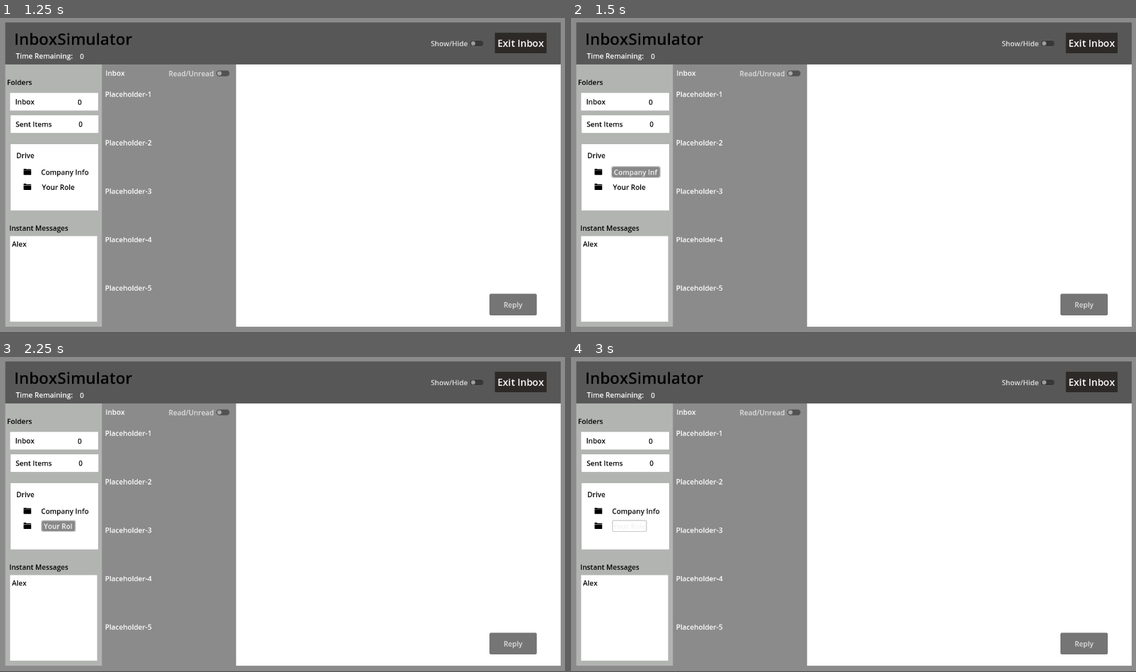
Above: before the commit, frames 1-4 (two rows, left to right).
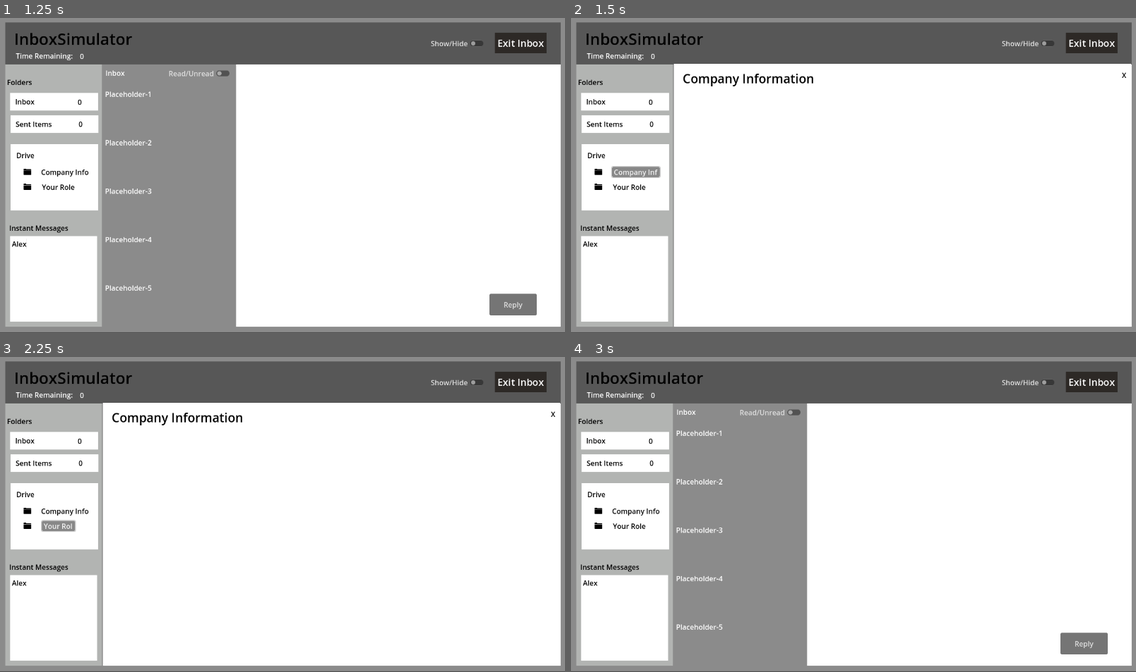
Above: after the commit, the same moments.

Repository: NMurphyGSU/InboxSimulator
Game: Godot game, scene res://inbox.tscn
The game is run twice, just before and just after one commit, with the same random seed, the same clock (stepped at 60 frames per second) and the same inputs. This scene is started directly instead of the project's main scene.
Inputs (mouse positions are in pixels of both pictures, inside the frame that each line leads up to):
- Up to frame 1 (1.25 s): click (50, 279) at 0.52 s; type "Alex" at 0.6 s
- Up to frame 2 (1.5 s): click "Company Info" at 1.25 s
- Up to frame 3 (2.25 s): click "Your Role" at 2 s
- Up to frame 4 (3 s): click (1124, 413) at 2.75 s, where only the run after the commit has a clickable "X"

Frame 1 is identical in both runs. In frame 2, 20% of the frame differs, in the area x 18-100%, y 14-98%; in frame 3, 20%; in frame 4, 0.1%.

Commit message:
Added one more feature, the Company Info portion. 5.5 hours fortoday

Diff:
--- a/inbox-simulator/InboxScene.gd
+++ b/inbox-simulator/InboxScene.gd
@@ -11,6 +11,7 @@
 	$Unread_Messages.visible = false
 	$Read_Unread.visible = true
 	$Sent_Items.visible = false
+	$Company_Info.visible = false
 	pass # Replace with function body.
 
 
@@ -59,3 +60,13 @@
 	$Read_Unread.visible  = true
 	$Sent_Items.visible = false
 	pass # Replace with function body.
+
+
+func _on_company_info_button_pressed() -> void:
+	$Company_Info.visible = true
+	pass # Replace with function body.
+
+
+func _on_x_button_pressed() -> void:
+	$Company_Info.visible = false
+	pass # Replace with function body.
--- a/inbox-simulator/inbox.tscn
+++ b/inbox-simulator/inbox.tscn
@@ -652,10 +652,38 @@
 offset_bottom = 31.0
 text = "Sent Items"
 
+[node name="Company_Info" type="ColorRect" parent="."]
+offset_left = 233.0
+offset_top = 109.0
+offset_right = 1269.0
+offset_bottom = 706.0
+
+[node name="Heading" type="Label" parent="Company_Info"]
+layout_mode = 0
+offset_left = 20.0
+offset_top = 14.0
+offset_right = 246.0
+offset_bottom = 64.0
+theme_override_colors/font_color = Color(0, 0, 0, 1)
+theme_override_font_sizes/font_size = 28
+text = "Company Information"
+
+[node name="X_Button" type="Button" parent="Company_Info"]
+layout_mode = 0
+offset_left = 1011.0
+offset_top = 10.0
+offset_right = 1029.0
+offset_bottom = 41.0
+theme_override_colors/font_color = Color(0, 0, 0, 1)
+text = "X"
+flat = true
+
 [connection signal="pressed" from="Exit_Button" to="." method="_on_exit_button_pressed"]
 [connection signal="pressed" from="Side_Panel/Inbox_Button" to="." method="_on_inbox_button_pressed"]
 [connection signal="pressed" from="Side_Panel/Sent_Items_Button" to="." method="_on_sent_items_button_pressed"]
+[connection signal="pressed" from="Drive_Panel/Company_Info_Button" to="." method="_on_company_info_button_pressed"]
 [connection signal="toggled" from="Read_Unread" to="." method="_on_read_unread_toggled"]
 [connection signal="pressed" from="Main_Message/Reply" to="." method="_on_reply_pressed"]
 [connection signal="pressed" from="Response/Close_Button" to="." method="_on_close_button_pressed"]
 [connection signal="pressed" from="Answer/Close_Button" to="." method="_on_close_button_pressed"]
+[connection signal="pressed" from="Company_Info/X_Button" to="." method="_on_x_button_pressed"]
